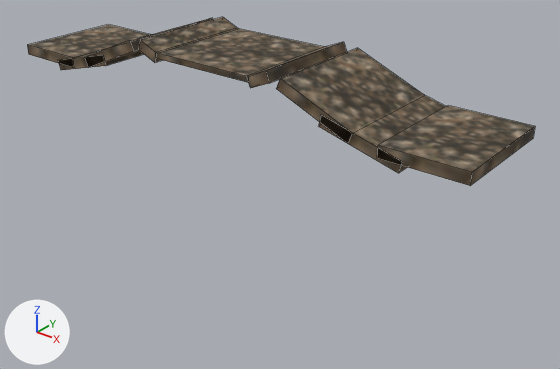
Renders of the OBJ model fabric/src/main/resources/assets/mtrsteamloco/rails/brown_gravel_layer.obj from each side of a commit.
Before and after are seen from a 50 mm camera at (4.14, -4.67, 1.84) aimed at (0.35, 0.06, -1.1). Every picture has the same lights, and +X, +Y and +Z are marked at lower left. Mesh edges are drawn as thin lines. Where no turn or scale is listed for an object, it has been applied to the vertices.

Script lines for the objects in view, before the commit:
```python
me_cube_003 = bpy.data.meshes.new('cube.003')
me_cube_003.from_pydata(...)  # 8 vertices, 6 faces; spans x -0.702..-0.478, y -0.5..0.5, z -0.041..0.124
me_cube_003.materials.append(mat_m_b5e1944d_121a_8efd_d532_8882e157e041)  # picture img_brown_gravel_png
me_cube_005 = bpy.data.meshes.new('cube.005')
me_cube_005.from_pydata(...)  # 8 vertices, 6 faces; spans x 1.147..1.836, y -0.5..0.5, z -0.36..-0.097
me_cube_005.materials.append(mat_m_b5e1944d_121a_8efd_d532_8882e157e041)  # picture img_brown_gravel_png
me_cube_008 = bpy.data.meshes.new('cube.008')
me_cube_008.from_pydata(...)  # a box spanning x -2.297..-1.609, y -0.5..0.5, z -0.297..-0.203
me_cube_008.materials.append(mat_m_b5e1944d_121a_8efd_d532_8882e157e041)  # picture img_brown_gravel_png
ob_cube_003 = bpy.data.objects.new('cube.003', me_cube_003)
ob_cube_003.location = (0.0, 0.0, 0.0)
ob_cube_005 = bpy.data.objects.new('cube.005', me_cube_005)
ob_cube_005.location = (0.0, 0.0, 0.0)
ob_cube_008 = bpy.data.objects.new('cube.008', me_cube_008)
ob_cube_008.location = (0.0, 0.0, 0.0)
# also in view: 'cube.006' at (-1.49, 0.0, -0.23); 'cube.002' at (0.0, 0.0, 0.02); 'cube.004' at (-1.1, 0.0, -0.08); 'cube.007' at (1.98, 0.0, -0.25); 'cube' at (1.1, 0.0, -0.08)
```
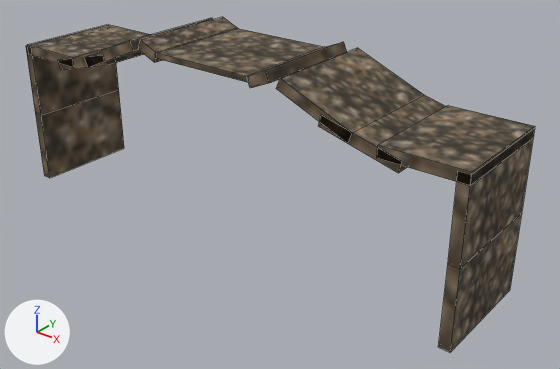
Pixel boxes (x1, y1, x2, y2) of what changed, in the pictures (560 x 369 px):
'cube.009', added (brown): after (448, 129, 534, 269)
'cube.011', added (brown): after (439, 214, 522, 352)
'cube.012', added (brown): after (35, 90, 124, 178)
'cube.010', added (brown): after (26, 46, 119, 115)

Diff of the bpy script that builds the scene:
```diff
--- a/fabric/src/main/resources/assets/mtrsteamloco/rails/brown_gravel_layer.obj.py
+++ b/fabric/src/main/resources/assets/mtrsteamloco/rails/brown_gravel_layer.obj.py
@@ me_cube_012 @@
+me_cube_012.from_pydata(...)  # a box spanning x -2.328..-2.234, y -0.5..0.5, z -1.594..-0.906
+me_cube_012.materials.append(mat_m_b5e1944d_121a_8efd_d532_8882e157e041)  # picture img_brown_gravel_png
@@ me_cube_011 @@
+me_cube_011.from_pydata(...)  # a box spanning x 2.234..2.328, y -0.5..0.5, z -1.594..-0.906
+me_cube_011.materials.append(mat_m_b5e1944d_121a_8efd_d532_8882e157e041)  # picture img_brown_gravel_png
@@ me_cube_010 @@
+me_cube_010.from_pydata(...)  # a box spanning x -2.328..-2.234, y -0.5..0.5, z -0.906..-0.219
+me_cube_010.materials.append(mat_m_b5e1944d_121a_8efd_d532_8882e157e041)  # picture img_brown_gravel_png
@@ me_cube_009 @@
+me_cube_009.from_pydata(...)  # a box spanning x 2.234..2.328, y -0.5..0.5, z -0.906..-0.219
+me_cube_009.materials.append(mat_m_b5e1944d_121a_8efd_d532_8882e157e041)  # picture img_brown_gravel_png
@@ ob_cube_012 @@
+ob_cube_012 = bpy.data.objects.new('cube.012', me_cube_012)
+ob_cube_012.location = (0.0, 0.0, 0.0)
@@ ob_cube_011 @@
+ob_cube_011 = bpy.data.objects.new('cube.011', me_cube_011)
+ob_cube_011.location = (0.0, 0.0, 0.0)
@@ ob_cube_010 @@
+ob_cube_010 = bpy.data.objects.new('cube.010', me_cube_010)
+ob_cube_010.location = (0.0, 0.0, 0.0)
@@ ob_cube_009 @@
+ob_cube_009 = bpy.data.objects.new('cube.009', me_cube_009)
+ob_cube_009.location = (0.0, 0.0, 0.0)
```
